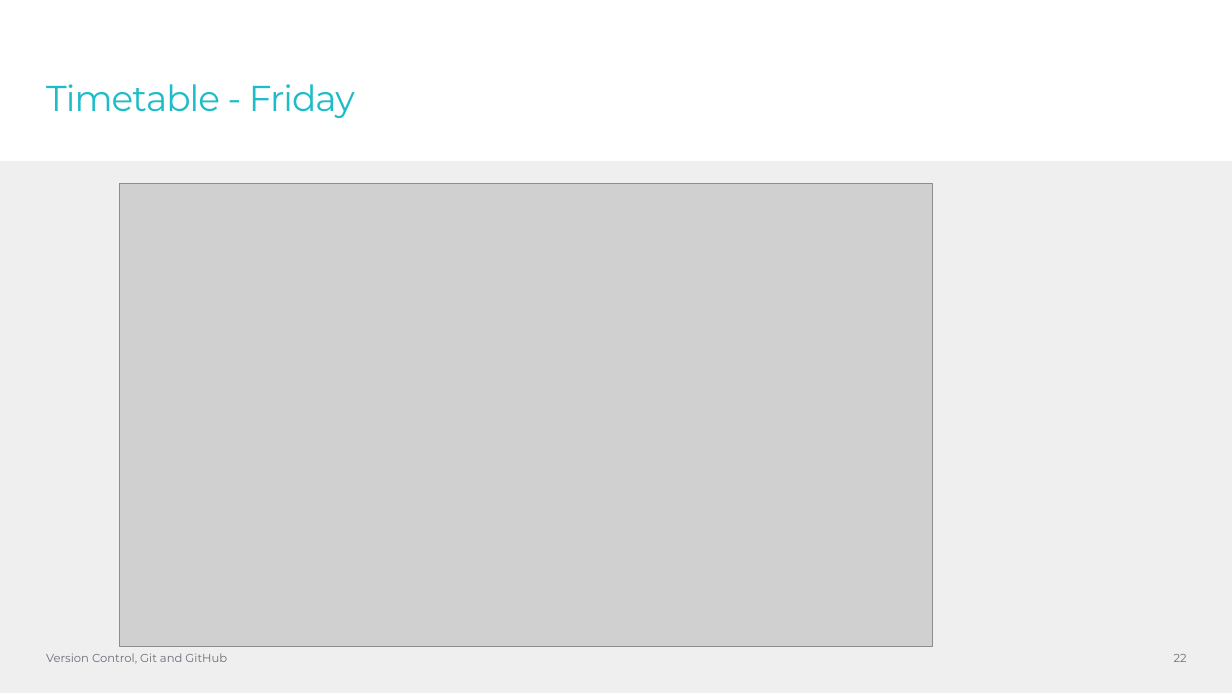
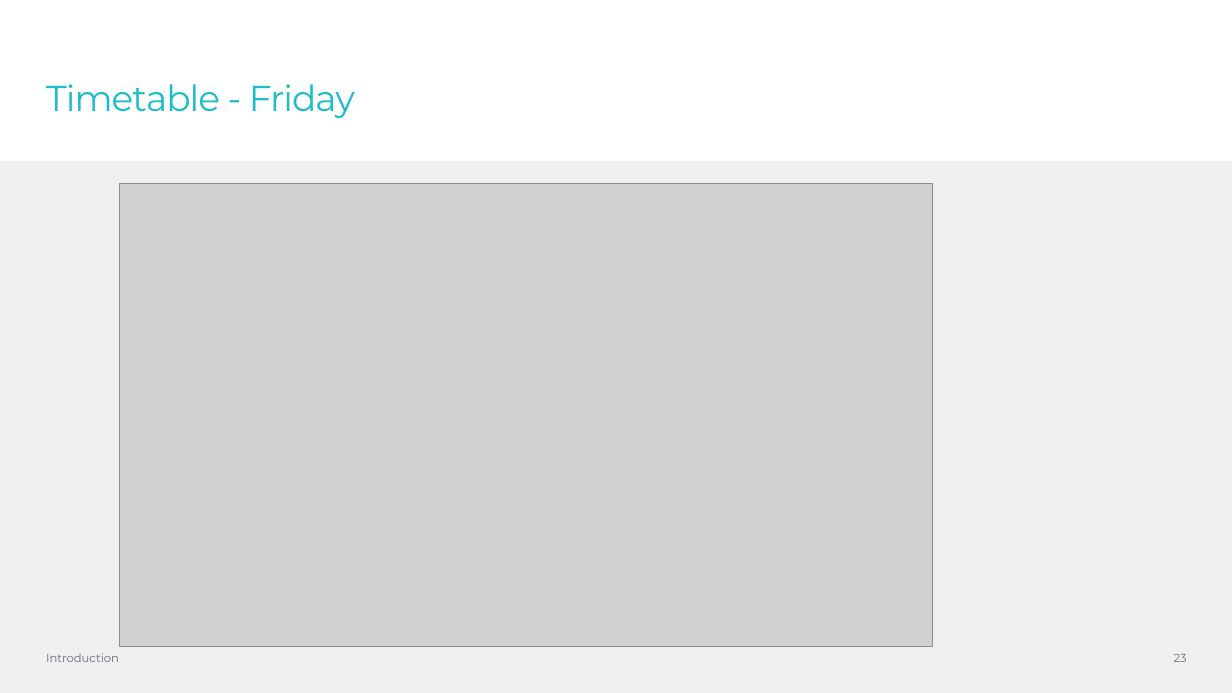
Before and after one commit to CarlyG55/Tetris-WorkExperience2022, a slide deck: slide 23 of presentations/intro.pptx (slide 22 before the commit). Drawn at 1232x693 pixels with LibreOffice and Linux fonts; fonts in the diff are those of the drawing; grey boxes stand for pictures; background and template pictures are left out. Boxes give left, top, right and bottom in pixels: in the first picture for what was removed or moved away, otherwise in the second. Text is boxed around its words. In the diff, an @@ line names an element or a change of style, - is before the commit and + after.

```diff
--- a/presentations/intro.pptx
+++ b/presentations/intro.pptx
@@ text at (x1=46, y1=653, x2=119, y2=662): text changed @@
-Version Control, Git and GitHub
+Introduction
@@ page number at (x1=1174, y1=654, x2=1187, y2=662): text changed @@
-22
+23
```
Also in this commit, not shown: 7 other slides changed, 1 slide added, 2 other files.
